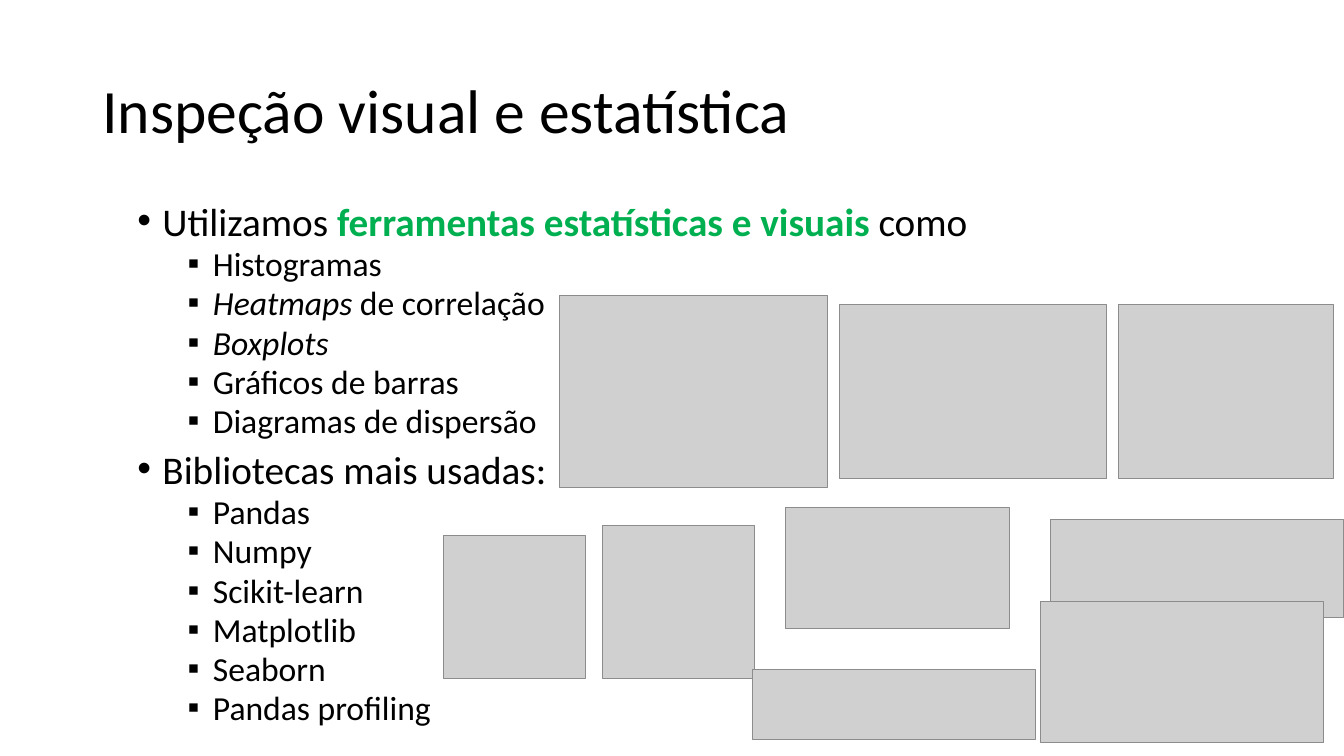
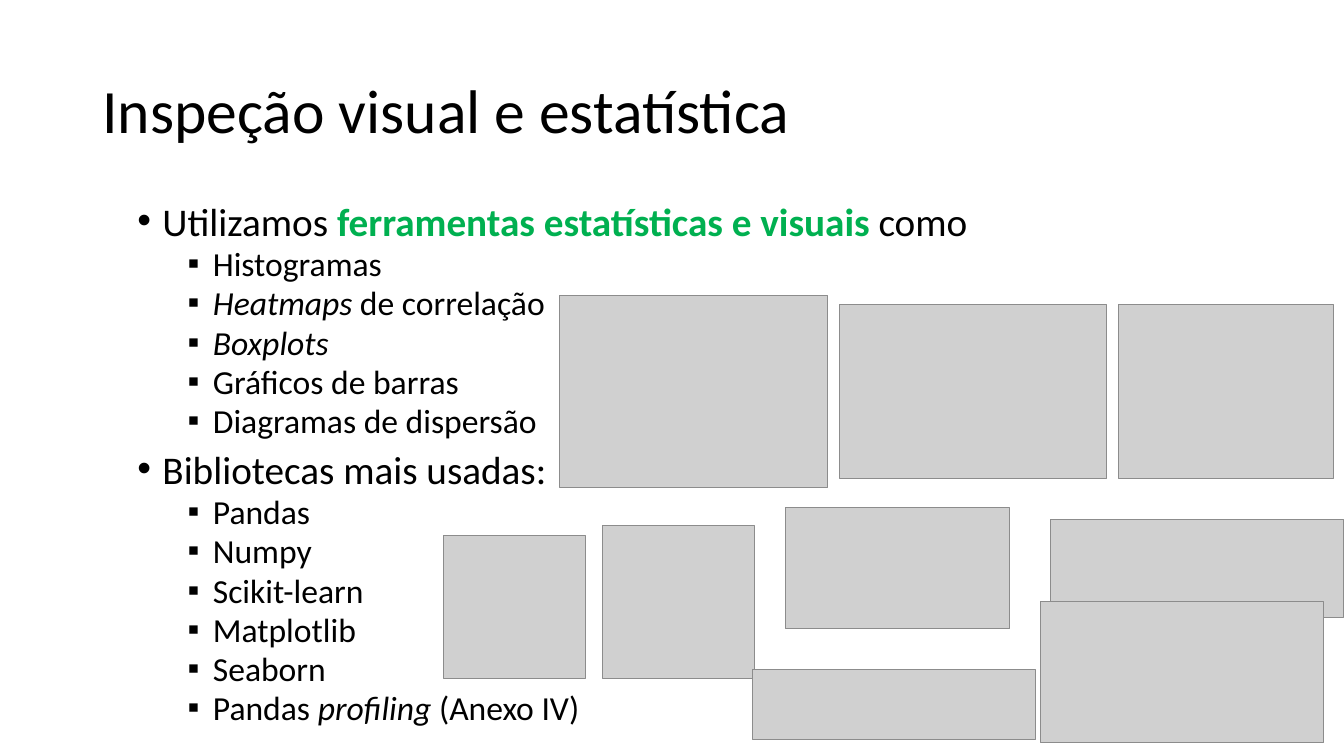
Before and after one commit to zz4fap/c24_inteligencia_artificial, a slide deck: slide 5 of slides/C24_EDA.pptx. Drawn at 1344x756 pixels with LibreOffice and Linux fonts; fonts in the diff are those of the drawing; grey boxes stand for pictures. Boxes give left, top, right and bottom in pixels: in the first picture for what was removed or moved away, otherwise in the second. Text is boxed around its words. In the diff, an @@ line names an element or a change of style, - is before the commit and + after.

```diff
--- a/slides/C24_EDA.pptx
+++ b/slides/C24_EDA.pptx
@@ text at (213, 695, 580, 726): text changed @@
-  ▪ Pandas profiling
+  ▪ Pandas profiling (Anexo IV)
```
Also in this commit, not shown: 19 other slides changed, 7 slides added, 1 other file.
